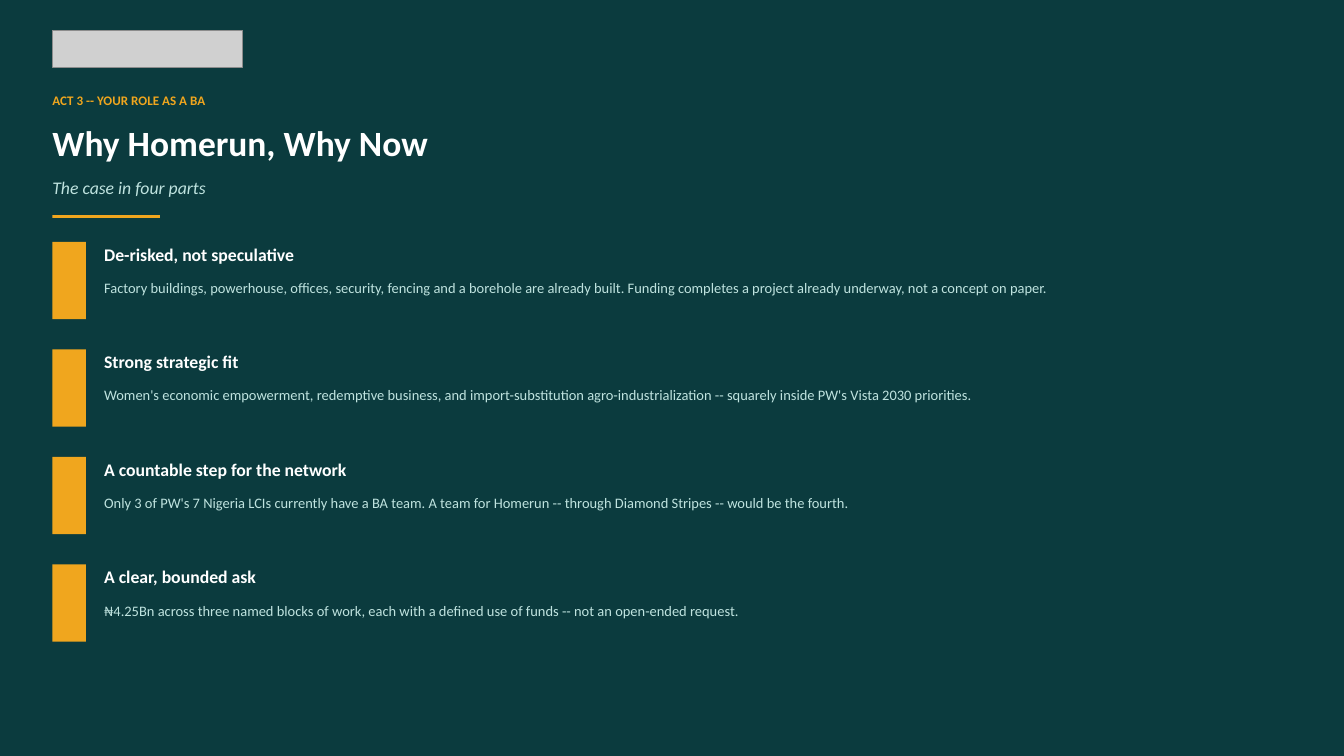
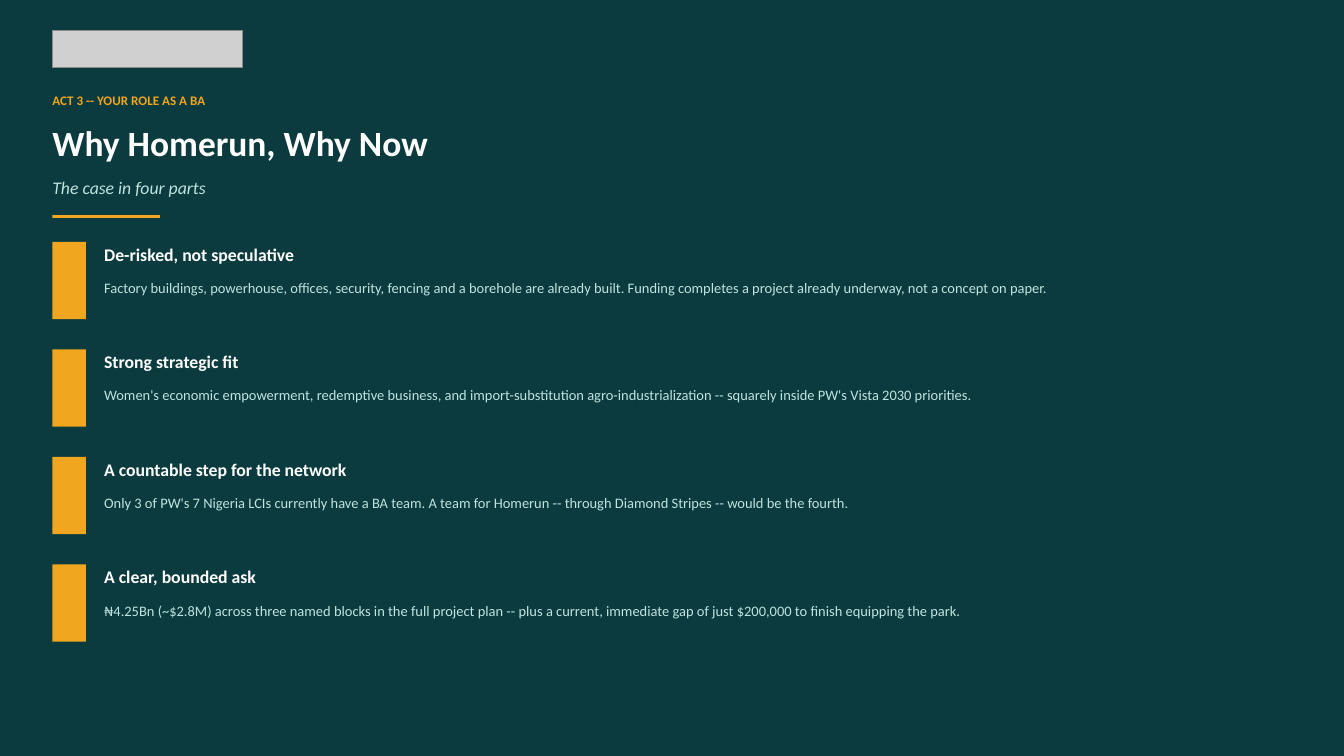
Before and after one commit to jakoyere-collab/NGO-Opportunities, a slide deck: slide 29 of deliverables/PW_Nigeria_Homerun_Industries_BA_Briefing.pptx (slide 24 before the commit). Drawn at 1344x756 pixels with LibreOffice and Linux fonts; fonts in the diff are those of the drawing; grey boxes stand for pictures. Boxes give left, top, right and bottom in pixels: in the first picture for what was removed or moved away, otherwise in the second. Text is boxed around its words. In the diff, an @@ line names an element or a change of style, - is before the commit and + after.

```diff
--- a/deliverables/PW_Nigeria_Homerun_Industries_BA_Briefing.pptx
+++ b/deliverables/PW_Nigeria_Homerun_Industries_BA_Briefing.pptx
@@ text at [104, 605, 960, 619]: text changed @@
-₦4.25Bn across three named blocks of work, each with a defined use of funds -- not an open-ended request.
+₦4.25Bn (~$2.8M) across three named blocks in the full project plan -- plus a current, immediate gap of just $200,000 to finish equipping the park.
```
Also in this commit, not shown: 4 other slides changed, 5 slides added.
